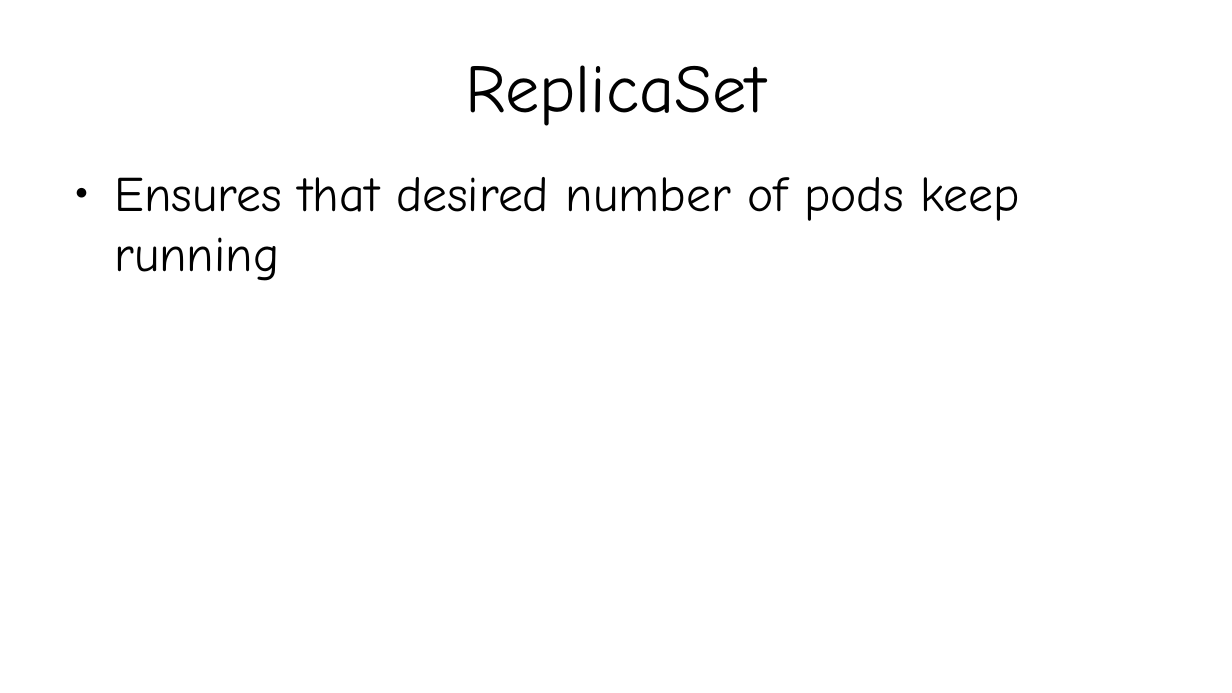
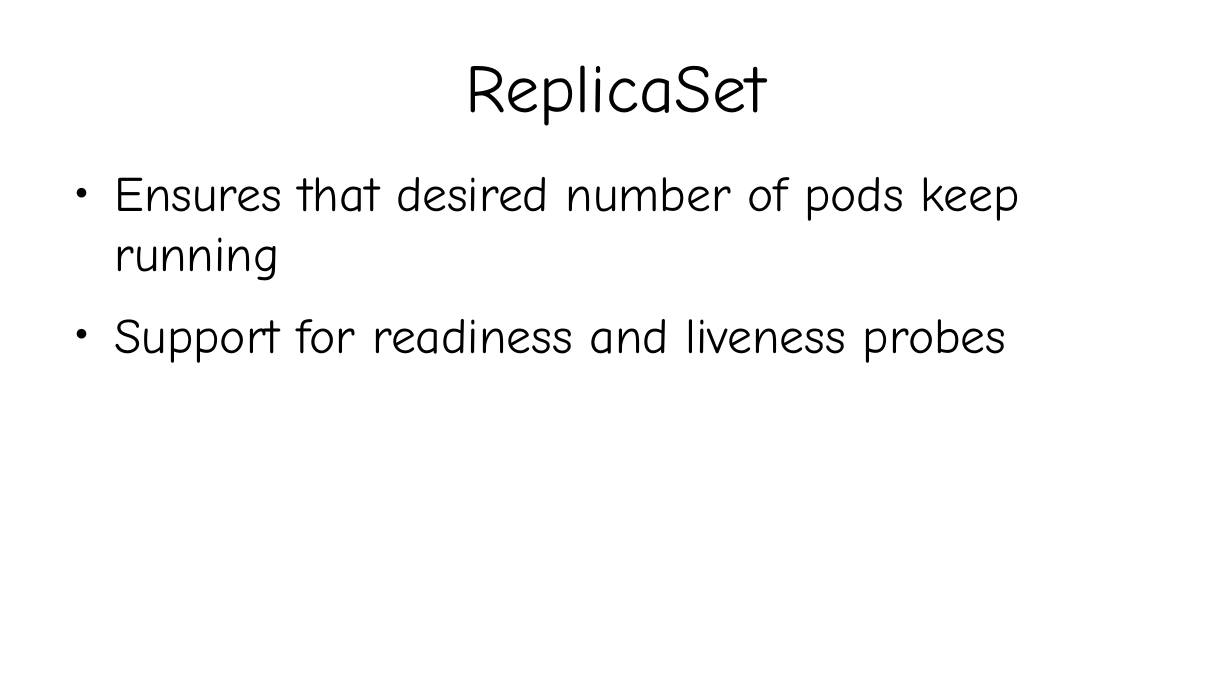
Before and after one commit to kislaykishore/microservices, a slide deck: slide 6 of Kubernetes.odp. Drawn at 1232x693 pixels with LibreOffice and Linux fonts; fonts in the diff are those of the drawing. Boxes give left, top, right and bottom in pixels: in the first picture for what was removed or moved away, otherwise in the second. Text is boxed around its words. In the diff, an @@ line names an element or a change of style, - is before the commit and + after.

```diff
--- a/Kubernetes.odp
+++ b/Kubernetes.odp
@@ text at (114, 319, 1007, 363): paragraph added @@
+● Support for readiness and liveness probes
```
Also in this commit, not shown: 1 other slide changed, 3 slides added, 1 slide removed, 8 other files.
